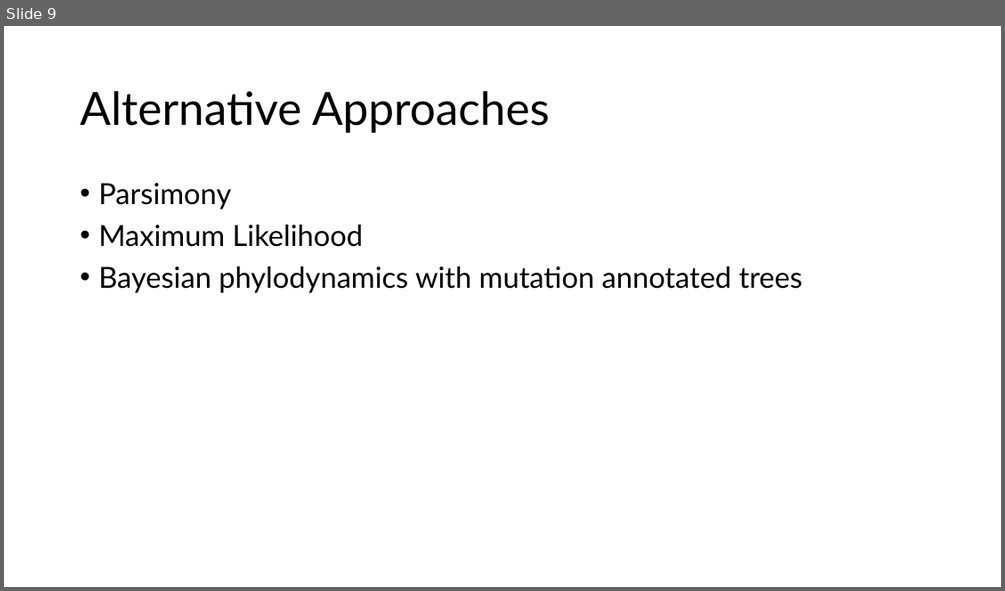
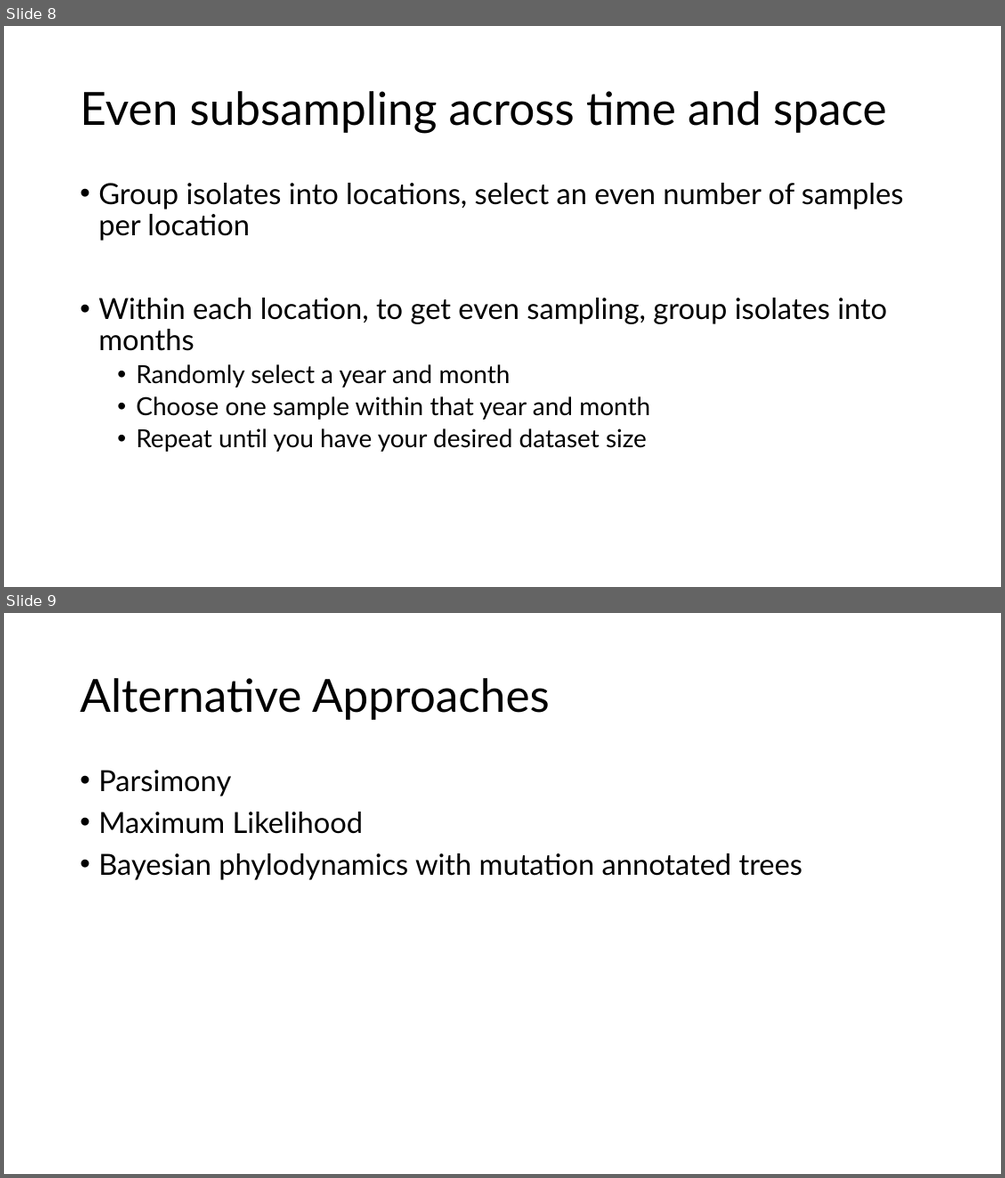
Before and after one commit to JuliaPalacios/SISMID_EvolutionaryDynamics, a slide deck: Lectures/other_apporaches.pptx. Shown one above the other, each under a label of ours: slide 9 before the commit, slides 8 and 9 after it. The pictures are 1005x591 and 1005x1178 pixels, drawn with LibreOffice and Linux fonts; fonts in the diff are those of the drawing. Boxes give left, top, right and bottom in pixels: in the first picture for what was removed or moved away, otherwise in the second. Text is boxed around its words. In the diff, an @@ line names an element or a change of style, - is before the commit and + after.

```diff
--- a/Lectures/other_apporaches.pptx
+++ b/Lectures/other_apporaches.pptx
@@ slide 8 added at (4,26,1001,587), background #FFFFFF @@
@@ title added at (80,91,887,133), 44 pt, text #000000 @@
+Even subsampling across time and space
@@ text added at (98,183,904,451), 28 pt, text #000000 @@
+• Group isolates into locations, select an even number of samples per location
+• Within each location, to get even sampling, group isolates into months
+  • Randomly select a year and month
+  • Choose one sample within that year and month
+  • Repeat until you have your desired dataset size
```
Also in this commit, not shown: 9 other slides added, 6 slides removed, 1 other file.
